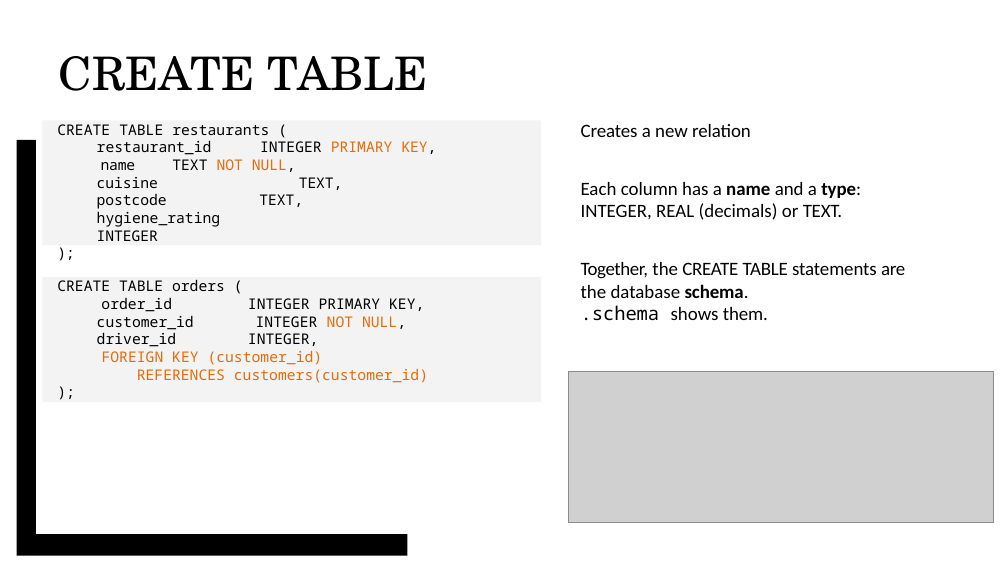
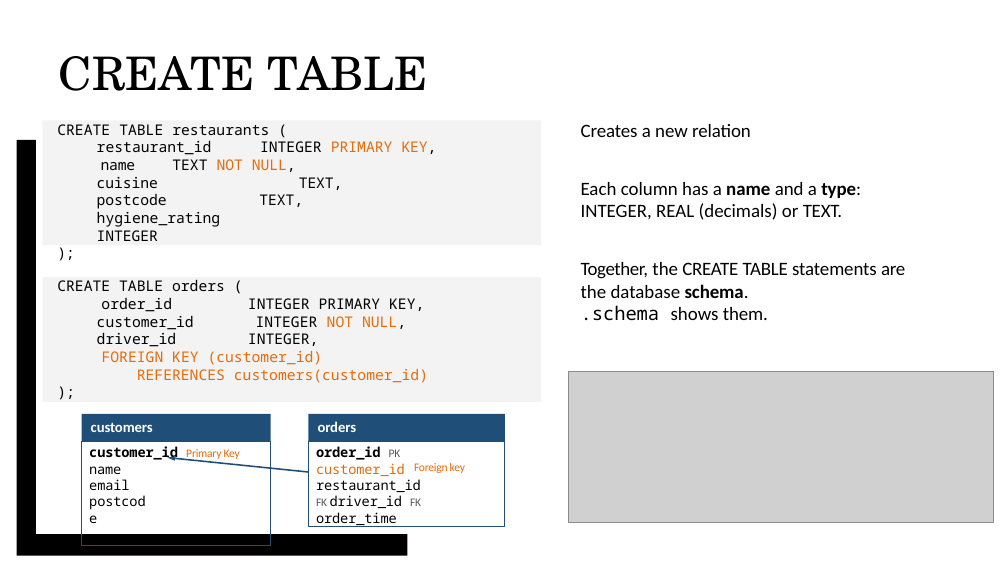
Before and after one commit to vcboy1/Leeds, a slide deck: slide 12 of 26fall/1850/Note/w1.9_s2sql_crud.pptx. Drawn at 1008x567 pixels with LibreOffice and Linux fonts; fonts in the diff are those of the drawing; grey boxes stand for pictures; background and template pictures are left out. Boxes give left, top, right and bottom in pixels: in the first picture for what was removed or moved away, otherwise in the second. Text is boxed around its words. In the diff, an @@ line names an element or a change of style, - is before the commit and + after.

```diff
--- a/26fall/1850/Note/w1.9_s2sql_crud.pptx
+++ b/26fall/1850/Note/w1.9_s2sql_crud.pptx
@@ rectangle added at [82, 414, 271, 442], fill #1F4E79, 14 pt, text #FFFFFF, bold @@
+customers
@@ rectangle added at [309, 414, 505, 442], fill #1F4E79, 14 pt, text #FFFFFF, bold @@
+orders
@@ freeform shape added at [82, 441, 271, 545], outline #1F4E79 1 pt @@
@@ text added at [89, 446, 240, 490], 13 pt, text #000000 @@
+customer_id Primary Key
+name email postcode
@@ freeform shape added at [309, 441, 505, 526], outline #1F4E79 1 pt @@
@@ text added at [316, 446, 421, 527], 13 pt, text #000000 @@
+order_id PK customer_id restaurant_id FK driver_id FK order_time
@@ freeform shape added at [167, 456, 309, 473], fill #1F4E79 @@
@@ text added at [414, 463, 465, 473], 11 pt, text #E46C0A @@
+Foreign key
```
Also in this commit, not shown: 10 other files.
